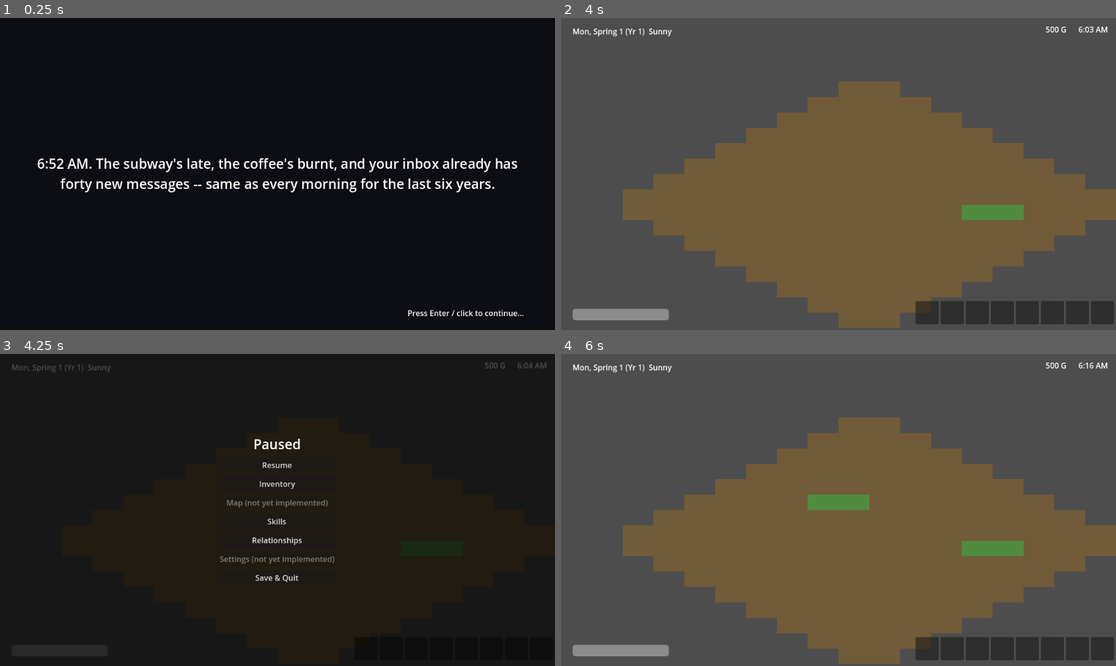
Above: before the commit, frames 1-4 (two rows, left to right).
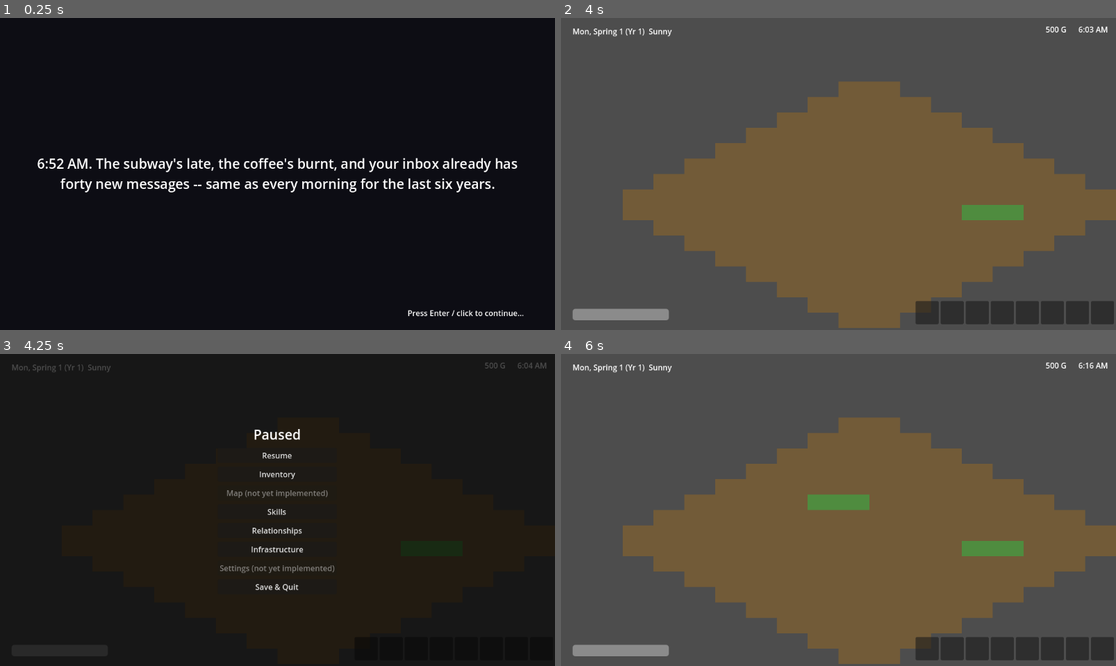
Above: after the commit, the same moments.

Repository: GRITui/story-of-country-side
Game: Godot game, scene res://scenes/Main.tscn
The game is run twice, just before and just after one commit, with the same random seed, the same clock (stepped at 60 frames per second) and the same inputs.
Inputs (mouse positions are in pixels of both pictures, inside the frame that each line leads up to):
- Up to frame 1 (0.25 s): no input
- Up to frame 2 (4 s): tap Enter (ui_accept) at 0.5, 0.77, 1.25, 2, 2.75, 3.5, 3.77 s; move the mouse to (960, 158) at 0.52 s; click (960, 158) at 0.67 s; drag from (727, 189) to (810, 236) at 1.27 s; move the mouse to (894, 105) at 2.02 s; click (894, 105) at 2.17 s; drag from (810, 236) to (672, 127) at 2.77 s; move the mouse to (1005, 220) at 3.52 s; click (1005, 220) at 3.67 s
- Up to frame 3 (4.25 s): tap Escape (ui_cancel) at 4.15 s
- Up to frame 4 (6 s): click "Resume" at 4.25 s; tap Enter (ui_accept) at 5 s; drag from (672, 463) to (755, 432) at 5.02 s; move the mouse to (866, 510) at 5.77 s; click (866, 510) at 5.92 s

Frames 1-2 are identical in both runs. In frame 3, 1.8% of the frame differs, in the area x 39-61%, y 24-77%; in frame 4, nothing differs.

Commit message:
Frontend: Infrastructure Upgrades overlay (issue #52)
New scenes/ui/InfrastructureOverlay.tscn + scripts/ui/infrastructure_overlay.gd
against InfrastructureManager: house/coop tier upgrades and artisan
machine build/start-job/collect, none of which had a player-facing
surface before. Adds another pause-menu entry beyond menu-hud-flow-spec.md
§1's fixed list (InfrastructureManager postdates that spec), same
precedent as the Relationships overlay.

InfrastructureManager exposes only bool gates (can_upgrade_house() etc.)
-- no getter reveals a tier/recipe's actual cost numbers, so this overlay
enables/disables buttons via those gates without a cost preview,
documented as a content/API gap rather than reached around. The three
machine types shown (keg/preserves_jar/mayo_machine) are read from
existing registered content, not invented. One job per machine_type
(job_id == machine_type) as a placeholder interaction model, same
disclosure every prior scene/overlay makes for its own placeholder
choices.

Fixed a real signal-arity bug this test suite caught: _on_machine_changed
originally accepted 3 params, but artisan_job_collected emits 4 args
(job_id, machine_type, output_item_id, quantity) -- Godot requires a
connected callable to accept at least as many params as the signal
provides, so this would have hard-errored on every real job collection
while the overlay was open. Caught by the collect-flow test before
merge, not left for QA to find.

767/767 tests pass against the real Godot 4.3 engine headless (25 new),
clean smoke boot.

Diff:
--- /dev/null
+++ b/scenes/ui/InfrastructureOverlay.tscn
@@ -0,0 +1,77 @@
+[gd_scene load_steps=2 format=3 uid="uid://cinf0f1a2b3c4g"]
+
+[ext_resource type="Script" path="res://scripts/ui/infrastructure_overlay.gd" id="1"]
+
+[node name="InfrastructureOverlay" type="CanvasLayer"]
+script = ExtResource("1")
+
+[node name="Root" type="ColorRect" parent="."]
+anchors_preset = 15
+anchor_right = 1.0
+anchor_bottom = 1.0
+color = Color(0, 0, 0, 0.7)
+
+[node name="Panel" type="PanelContainer" parent="Root"]
+layout_mode = 1
+anchors_preset = 15
+anchor_right = 1.0
+anchor_bottom = 1.0
+offset_left = 40.0
+offset_top = 40.0
+offset_right = -40.0
+offset_bottom = -40.0
+
+[node name="Margin" type="MarginContainer" parent="Root/Panel"]
+layout_mode = 2
+theme_override_constants/margin_left = 24
+theme_override_constants/margin_top = 24
+theme_override_constants/margin_right = 24
+theme_override_constants/margin_bottom = 24
+
+[node name="VBox" type="VBoxContainer" parent="Root/Panel/Margin"]
+layout_mode = 2
+theme_override_constants/separation = 16
+
+[node name="Header" type="HBoxContainer" parent="Root/Panel/Margin/VBox"]
+layout_mode = 2
+
+[node name="TitleLabel" type="Label" parent="Root/Panel/Margin/VBox/Header"]
+layout_mode = 2
+size_flags_horizontal = 3
+text = "Infrastructure"
+theme_override_font_sizes/font_size = 24
+
+[node name="CloseButton" type="Button" parent="Root/Panel/Margin/VBox/Header"]
+layout_mode = 2
+text = "Close"
+
+[node name="HouseRow" type="HBoxContainer" parent="Root/Panel/Margin/VBox"]
+layout_mode = 2
+theme_override_constants/separation = 12
+
+[node name="HouseLabel" type="Label" parent="Root/Panel/Margin/VBox/HouseRow"]
+layout_mode = 2
+text = "House: Tier 0"
+custom_minimum_size = Vector2(200, 0)
+
+[node name="UpgradeHouseButton" type="Button" parent="Root/Panel/Margin/VBox/HouseRow"]
+layout_mode = 2
+text = "Upgrade House"
+
+[node name="CoopRow" type="HBoxContainer" parent="Root/Panel/Margin/VBox"]
+layout_mode = 2
+theme_override_constants/separation = 12
+
+[node name="CoopLabel" type="Label" parent="Root/Panel/Margin/VBox/CoopRow"]
+layout_mode = 2
+text = "Coop: Tier 0 (max animals: 4)"
+custom_minimum_size = Vector2(200, 0)
+
+[node name="UpgradeCoopButton" type="Button" parent="Root/Panel/Margin/VBox/CoopRow"]
+layout_mode = 2
+text = "Upgrade Coop"
+
+[node name="MachineList" type="VBoxContainer" parent="Root/Panel/Margin/VBox"]
+layout_mode = 2
+size_flags_vertical = 3
+theme_override_constants/separation = 4
--- a/scenes/ui/PauseMenu.tscn
+++ b/scenes/ui/PauseMenu.tscn
@@ -54,6 +54,10 @@
 layout_mode = 2
 text = "Relationships"
 
+[node name="InfrastructureButton" type="Button" parent="Root/MenuPanel/Margin/VBox"]
+layout_mode = 2
+text = "Infrastructure"
+
 [node name="SettingsButton" type="Button" parent="Root/MenuPanel/Margin/VBox"]
 layout_mode = 2
 text = "Settings (not yet implemented)"
--- /dev/null
+++ b/scripts/ui/infrastructure_overlay.gd
@@ -0,0 +1,176 @@
+extends CanvasLayer
+class_name InfrastructureOverlay
+## Full-screen Infrastructure Upgrades overlay against InfrastructureManager
+## (#24): house/coop tier upgrades and artisan machine build/job flow.
+##
+## Not one of menu-hud-flow-spec.md §1's six listed pause-menu items --
+## same situation as RelationshipsOverlay (that tree predates
+## InfrastructureManager, which shipped after the spec). Adds one more
+## pause-menu entry beyond the spec's fixed list, same "Frontend can
+## produce its own convention decisions when claiming unspec'd scope"
+## precedent SQUAD-SPLIT.md's UX-GRID note describes.
+##
+## Content gap, disclosed rather than worked around: InfrastructureManager
+## has no public getter for a tier/recipe's actual cost numbers (gold_cost/
+## material_item_id/material_quantity) -- only can_upgrade_house()/
+## can_upgrade_coop()/can_build_machine() bool checks and the built/tier
+## state getters. _house_tiers/_coop_tiers/_machines (where those numbers
+## live) are private. This overlay therefore can't preview "costs 1000
+## gold + 50 wood" text; buttons are enabled/disabled by the bool checks
+## alone, same as every other overlay's "never duplicate the backend's own
+## validation" discipline, just with no cost preview instead of a
+## fabricated one. Flagged as a Cross-Squad Request in
+## squad-handshake-frontend.md rather than reaching into the private
+## dictionaries.
+##
+## InfrastructureManager also has no "list every machine_type" getter,
+## same situation SkillsOverlay hit for SkillManager's skill names. The
+## three machine types shown (keg/preserves_jar/mayo_machine) are read
+## from existing content -- _register_default_content() registers exactly
+## these three -- not invented here.
+##
+## One job per machine_type, using the machine_type itself as the job_id
+## -- InfrastructureManager's start_job(job_id, machine_type) allows an
+## arbitrary job_id (implying multiple concurrent jobs per machine could
+## be supported), but there's no queue UI designed for that yet, so this
+## is this PR's own placeholder interaction model, same disclosure every
+## prior scene/overlay's docstring makes for its own placeholder choices.
+##
+## Pure display + action layer, same discipline as every prior overlay:
+## every row reads from InfrastructureManager at scene-ready time and
+## stays in sync via its public signals -- no local duplicate tier/job
+## state.
+
+signal closed
+
+const MACHINE_TYPES := ["keg", "preserves_jar", "mayo_machine"]
+
+@onready var _house_label: Label = $Root/Panel/Margin/VBox/HouseRow/HouseLabel
+@onready var _house_button: Button = $Root/Panel/Margin/VBox/HouseRow/UpgradeHouseButton
+@onready var _coop_label: Label = $Root/Panel/Margin/VBox/CoopRow/CoopLabel
+@onready var _coop_button: Button = $Root/Panel/Margin/VBox/CoopRow/UpgradeCoopButton
+@onready var _machine_list: VBoxContainer = $Root/Panel/Margin/VBox/MachineList
+@onready var _close_button: Button = $Root/Panel/Margin/VBox/Header/CloseButton
+
+var _machine_rows: Dictionary = {} # machine_type -> {status: Label, action: Button}
+
+func _ready() -> void:
+	_close_button.pressed.connect(_on_close_pressed)
+	_house_button.pressed.connect(_on_upgrade_house_pressed)
+	_coop_button.pressed.connect(_on_upgrade_coop_pressed)
+
+	InfrastructureManager.house_upgraded.connect(_on_house_upgraded)
+	InfrastructureManager.coop_upgraded.connect(_on_coop_upgraded)
+	InfrastructureManager.machine_built.connect(_on_machine_changed)
+	InfrastructureManager.artisan_job_started.connect(_on_machine_changed)
+	InfrastructureManager.artisan_job_ready.connect(_on_machine_changed)
+	InfrastructureManager.artisan_job_collected.connect(_on_machine_changed)
+
+	_build_machine_rows()
+	_refresh_house()
+	_refresh_coop()
+	_refresh_all_machines()
+
+func _build_machine_rows() -> void:
+	for machine_type in MACHINE_TYPES:
+		var row := HBoxContainer.new()
+		row.name = "Machine_%s" % machine_type
+		row.add_theme_constant_override("separation", 12)
+
+		var name_label := Label.new()
+		name_label.text = machine_type
+		name_label.custom_minimum_size = Vector2(140, 0)
+		row.add_child(name_label)
+
+		var status_label := Label.new()
+		status_label.custom_minimum_size = Vector2(160, 0)
+		row.add_child(status_label)
+
+		var action_button := Button.new()
+		action_button.pressed.connect(_on_machine_action_pressed.bind(machine_type))
+		row.add_child(action_button)
+
+		_machine_list.add_child(row)
+		_machine_rows[machine_type] = {"status": status_label, "action": action_button}
+
+func _refresh_house() -> void:
+	_house_label.text = "House: Tier %d" % InfrastructureManager.get_house_tier()
+	_house_button.disabled = not InfrastructureManager.can_upgrade_house()
+
+func _refresh_coop() -> void:
+	_coop_label.text = "Coop: Tier %d (max animals: %d)" % [
+		InfrastructureManager.get_coop_tier(), InfrastructureManager.get_max_animal_capacity()]
+	_coop_button.disabled = not InfrastructureManager.can_upgrade_coop()
+
+func _refresh_all_machines() -> void:
+	for machine_type in MACHINE_TYPES:
+		_refresh_machine_row(machine_type)
+
+func _refresh_machine_row(machine_type: String) -> void:
+	var row: Dictionary = _machine_rows.get(machine_type, {})
+	if row.is_empty():
+		return
+	var status_label: Label = row["status"]
+	var action_button: Button = row["action"]
+
+	if not InfrastructureManager.is_machine_built(machine_type):
+		status_label.text = "Not built"
+		action_button.text = "Build"
+		action_button.disabled = not InfrastructureManager.can_build_machine(machine_type)
+		return
+
+	var job: Dictionary = InfrastructureManager.get_job(machine_type)
+	if job.is_empty():
+		status_label.text = "Built -- idle"
+		action_button.text = "Start Job"
+		action_button.disabled = false
+	elif job.get("ready", false):
+		status_label.text = "Ready to collect"
+		action_button.text = "Collect"
+		action_button.disabled = false
+	else:
+		status_label.text = "In progress (%d day(s) left)" % int(job.get("days_remaining", 0))
+		action_button.text = "Processing..."
+		action_button.disabled = true
+
+func _on_machine_action_pressed(machine_type: String) -> void:
+	if not InfrastructureManager.is_machine_built(machine_type):
+		InfrastructureManager.build_machine(machine_type)
+		return
+	var job: Dictionary = InfrastructureManager.get_job(machine_type)
+	if job.is_empty():
+		InfrastructureManager.start_job(machine_type, machine_type)
+	elif job.get("ready", false):
+		InfrastructureManager.collect_job(machine_type)
+
+func _on_upgrade_house_pressed() -> void:
+	InfrastructureManager.upgrade_house()
+
+func _on_upgrade_coop_pressed() -> void:
+	InfrastructureManager.upgrade_coop()
+
+func _on_house_upgraded(_new_tier: int) -> void:
+	_refresh_house()
+
+func _on_coop_upgraded(_new_tier: int) -> void:
+	_refresh_coop()
+
+func _on_machine_changed(machine_type: String, _a = null, _b = null, _c = null) -> void:
+	_refresh_machine_row(machine_type)
+
+func _on_close_pressed() -> void:
+	closed.emit()
+
+func _exit_tree() -> void:
+	if InfrastructureManager.house_upgraded.is_connected(_on_house_upgraded):
+		InfrastructureManager.house_upgraded.disconnect(_on_house_upgraded)
+	if InfrastructureManager.coop_upgraded.is_connected(_on_coop_upgraded):
+		InfrastructureManager.coop_upgraded.disconnect(_on_coop_upgraded)
+	if InfrastructureManager.machine_built.is_connected(_on_machine_changed):
+		InfrastructureManager.machine_built.disconnect(_on_machine_changed)
+	if InfrastructureManager.artisan_job_started.is_connected(_on_machine_changed):
+		InfrastructureManager.artisan_job_started.disconnect(_on_machine_changed)
+	if InfrastructureManager.artisan_job_ready.is_connected(_on_machine_changed):
+		InfrastructureManager.artisan_job_ready.disconnect(_on_machine_changed)
+	if InfrastructureManager.artisan_job_collected.is_connected(_on_machine_changed):
+		InfrastructureManager.artisan_job_collected.disconnect(_on_machine_changed)
--- a/scripts/ui/pause_menu.gd
+++ b/scripts/ui/pause_menu.gd
@@ -23,11 +23,14 @@
 ## and then quits the application outright instead of returning to a title
 ## screen that doesn't exist -- flagged here and in the PR, not faked.
 ##
-## Also has a "Relationships" button beyond the spec's six listed items --
-## see relationships_overlay.gd's own docstring for why: MarriageManager
-## (#20) had no player-facing surface anywhere in the repo, and this menu
-## is the most natural place to hang one given there's no NPC dialogue
-## system yet to launch it from instead.
+## Also has "Relationships" and "Infrastructure" buttons beyond the spec's
+## six listed items -- see relationships_overlay.gd's and
+## infrastructure_overlay.gd's own docstrings for why: both
+## MarriageManager (#20) and InfrastructureManager (#24) shipped after
+## the spec's menu tree was written and had no player-facing surface
+## anywhere in the repo; this menu is the most natural place to hang one
+## for each given there's no NPC dialogue/world-map system yet to launch
+## them from instead.
 
 const PAUSE_REASON := "pause"
 
@@ -37,12 +40,14 @@
 @onready var _map_button: Button = $Root/MenuPanel/Margin/VBox/MapButton
 @onready var _skills_button: Button = $Root/MenuPanel/Margin/VBox/SkillsButton
 @onready var _relationships_button: Button = $Root/MenuPanel/Margin/VBox/RelationshipsButton
+@onready var _infrastructure_button: Button = $Root/MenuPanel/Margin/VBox/InfrastructureButton
 @onready var _settings_button: Button = $Root/MenuPanel/Margin/VBox/SettingsButton
 @onready var _save_quit_button: Button = $Root/MenuPanel/Margin/VBox/SaveQuitButton
 
 var _inventory_overlay: InventoryOverlay
 var _skills_overlay: SkillsOverlay
 var _relationships_overlay: RelationshipsOverlay
+var _infrastructure_overlay: InfrastructureOverlay
 var _is_open := false
 
 func _ready() -> void:
@@ -51,6 +56,7 @@
 	_inventory_button.pressed.connect(_on_inventory_pressed)
 	_skills_button.pressed.connect(_on_skills_pressed)
 	_relationships_button.pressed.connect(_on_relationships_pressed)
+	_infrastructure_button.pressed.connect(_on_infrastructure_pressed)
 	_save_quit_button.pressed.connect(_on_save_quit_pressed)
 	# Map/Settings have no destination yet -- disabled, not hidden, so the
 	# menu shape still matches the spec's §1 tree even though two of its
@@ -62,15 +68,17 @@
 	if not event.is_action_pressed("ui_cancel"):
 		return
 	if _is_open:
-		# While the Inventory, Skills, or Relationships sub-screen is
-		# showing, Escape backs out to the pause menu first rather than
-		# resuming straight through it.
+		# While the Inventory, Skills, Relationships, or Infrastructure
+		# sub-screen is showing, Escape backs out to the pause menu first
+		# rather than resuming straight through it.
 		if _inventory_overlay != null and is_instance_valid(_inventory_overlay):
 			_close_inventory()
 		elif _skills_overlay != null and is_instance_valid(_skills_overlay):
 			_close_skills()
 		elif _relationships_overlay != null and is_instance_valid(_relationships_overlay):
 			_close_relationships()
+		elif _infrastructure_overlay != null and is_instance_valid(_infrastructure_overlay):
+			_close_infrastructure()
 		else:
 			close()
 	else:
@@ -91,6 +99,7 @@
 	_close_inventory()
 	_close_skills()
 	_close_relationships()
+	_close_infrastructure()
 	_is_open = false
 	visible = false
 	TimeManager.unfreeze(PAUSE_REASON)
@@ -137,6 +146,18 @@
 	_relationships_overlay = null
 	_menu_panel.visible = true
 
+func _on_infrastructure_pressed() -> void:
+	_menu_panel.visible = false
+	_infrastructure_overlay = load("res://scenes/ui/InfrastructureOverlay.tscn").instantiate()
+	add_child(_infrastructure_overlay)
+	_infrastructure_overlay.closed.connect(_close_infrastructure)
+
+func _close_infrastructure() -> void:
+	if _infrastructure_overlay != null and is_instance_valid(_infrastructure_overlay):
+		_infrastructure_overlay.queue_free()
+	_infrastructure_overlay = null
+	_menu_panel.visible = true
+
 func _on_save_quit_pressed() -> void:
 	SaveManager.save_game()
 	get_tree().quit()
--- a/tests/test_runner.gd
+++ b/tests/test_runner.gd
@@ -47,6 +47,7 @@
 var _inventory_overlay_closed_count := 0 ## member, not a local -- GDScript lambdas capture locals by value
 var _skills_overlay_closed_count := 0 ## same reason
 var _relationships_overlay_closed_count := 0 ## same reason
+var _infrastructure_overlay_closed_count := 0 ## same reason
 
 func _ready() -> void:
 	_test_minute_and_hour_wrap()
@@ -188,6 +189,11 @@
 	_test_relationships_overlay_marry_now_button_marries()
 	_test_relationships_overlay_close_emits_closed_signal()
 	_test_pause_menu_relationships_button_shows_overlay_and_hides_menu_panel()
+	_test_infrastructure_overlay_shows_initial_tiers_and_machine_rows_on_ready()
+	_test_infrastructure_overlay_upgrade_house_button_gated_and_reactive()
+	_test_infrastructure_overlay_machine_build_then_start_then_collect()
+	_test_infrastructure_overlay_close_emits_closed_signal()
+	_test_pause_menu_infrastructure_button_shows_overlay_and_hides_menu_panel()
 
 	_test_farm_scene_instantiates_without_error()
 	_test_farm_scene_renders_empty_grid_on_ready()
@@ -2216,6 +2222,104 @@
 	menu.close()
 	menu.queue_free()
 
+## --- Frontend: Infrastructure overlay (#52 sub-scope, house/coop tiers
+## and artisan machines against InfrastructureManager) ---
+##
+## Same discipline as the Relationships/Skills overlay blocks above.
+
+func _make_infrastructure_overlay() -> InfrastructureOverlay:
+	var scene: PackedScene = load("res://scenes/ui/InfrastructureOverlay.tscn")
+	var overlay: InfrastructureOverlay = scene.instantiate()
+	add_child(overlay)
+	return overlay
+
+func _test_infrastructure_overlay_shows_initial_tiers_and_machine_rows_on_ready() -> void:
+	_reset_infra_gates()
+	var overlay := _make_infrastructure_overlay()
+	_check(overlay.get_node("Root/Panel/Margin/VBox/HouseRow/HouseLabel").text == "House: Tier 0",
+		"house label should be primed from current InfrastructureManager state")
+	_check(overlay.get_node("Root/Panel/Margin/VBox/CoopRow/CoopLabel").text == "Coop: Tier 0 (max animals: 4)",
+		"coop label should be primed with the base animal capacity")
+	for machine_type in InfrastructureOverlay.MACHINE_TYPES:
+		_check(overlay.get_node("Root/Panel/Margin/VBox/MachineList/Machine_%s" % machine_type) != null,
+			"overlay should list a row for machine type %s" % machine_type)
+	overlay.queue_free()
+
+func _test_infrastructure_overlay_upgrade_house_button_gated_and_reactive() -> void:
+	_reset_infra_gates()
+	var overlay := _make_infrastructure_overlay()
+	var button: Button = overlay.get_node("Root/Panel/Margin/VBox/HouseRow/UpgradeHouseButton")
+	_check(button.disabled, "Upgrade House should start disabled without the quest unlock/material/gold")
+
+	QuestManager._unlocked_flags["house_tier_1_unlocked"] = true
+	ShippingBinManager.gold = 5000
+	InventoryManager.add_item("wood", 500)
+	overlay._refresh_house() # re-evaluate now that preconditions are met, mirrors what a real signal-driven refresh would do
+	_check(not button.disabled, "Upgrade House should become enabled once quest-unlocked, funded, and materialed")
+
+	button.pressed.emit()
+	_check(InfrastructureManager.get_house_tier() == 1, "clicking Upgrade House should call InfrastructureManager.upgrade_house()")
+	_check(overlay.get_node("Root/Panel/Margin/VBox/HouseRow/HouseLabel").text == "House: Tier 1",
+		"house label should reactively update via house_upgraded")
+	overlay.queue_free()
+
+func _test_infrastructure_overlay_machine_build_then_start_then_collect() -> void:
+	_reset_infra_gates()
+	var overlay := _make_infrastructure_overlay()
+	var row: HBoxContainer = overlay.get_node("Root/Panel/Margin/VBox/MachineList/Machine_keg")
+	var action_button: Button = row.get_child(2)
+	_check(action_button.disabled, "keg's action button should start disabled (not built, no unlock/funds)")
+
+	QuestManager._unlocked_flags["keg_unlocked"] = true
+	ShippingBinManager.gold = 5000
+	InventoryManager.add_item("wood", 500)
+	overlay._refresh_machine_row("keg") # re-evaluate now that preconditions are met, mirrors what a real signal-driven refresh would do
+	_check(not action_button.disabled, "Build should become enabled once quest-unlocked and affordable")
+	_check(action_button.text == "Build", "action button should read Build before the machine exists")
+
+	action_button.pressed.emit()
+	_check(InfrastructureManager.is_machine_built("keg"), "clicking Build should call InfrastructureManager.build_machine()")
+	_check(action_button.text == "Start Job", "action button should switch to Start Job once built with no active job")
+
+	InventoryManager.add_item("fruit", 3)
+	action_button.pressed.emit()
+	_check(not InfrastructureManager.get_job("keg").is_empty(), "clicking Start Job should call InfrastructureManager.start_job()")
+	_check(action_button.text == "Processing...", "action button should show processing while the job is not yet ready")
+
+	InfrastructureManager._on_day_started(1, "Spring", "Mon")
+	InfrastructureManager._on_day_started(2, "Spring", "Tue")
+	InfrastructureManager._on_day_started(3, "Spring", "Wed") # keg's 3-day recipe
+	_check(action_button.text == "Collect", "action button should reactively switch to Collect once artisan_job_ready fires")
+
+	action_button.pressed.emit()
+	_check(InfrastructureManager.get_job("keg").is_empty(), "clicking Collect should call InfrastructureManager.collect_job()")
+	_check(action_button.text == "Start Job", "action button should go back to Start Job after collection, via artisan_job_collected")
+	overlay.queue_free()
+
+func _on_infrastructure_overlay_closed_for_test() -> void:
+	_infrastructure_overlay_closed_count += 1
+
+func _test_infrastructure_overlay_close_emits_closed_signal() -> void:
+	_reset_infra_gates()
+	_infrastructure_overlay_closed_count = 0
+	var overlay := _make_infrastructure_overlay()
+	overlay.closed.connect(_on_infrastructure_overlay_closed_for_test)
+	overlay.get_node("Root/Panel/Margin/VBox/Header/CloseButton").pressed.emit()
+	_check(_infrastructure_overlay_closed_count == 1, "pressing Close should emit the closed signal exactly once")
+	overlay.queue_free()
+
+func _test_pause_menu_infrastructure_button_shows_overlay_and_hides_menu_panel() -> void:
+	TimeManager.unfreeze(PauseMenu.PAUSE_REASON)
+	var menu := _make_pause_menu()
+	menu.open()
+	menu.get_node("Root/MenuPanel/Margin/VBox/InfrastructureButton").pressed.emit()
+	_check(not menu.get_node("Root/MenuPanel").visible,
+		"opening Infrastructure should hide the main pause menu panel")
+	_check(menu.get_node("InfrastructureOverlay") != null,
+		"opening Infrastructure should instantiate the InfrastructureOverlay as a child")
+	menu.close()
+	menu.queue_free()
+
 ## --- Frontend: FarmScene (#52 sub-scope, world/tile-rendering for
 ## FarmPlotManager, design/art/isometric-grid-spec.md) ---
 ##
